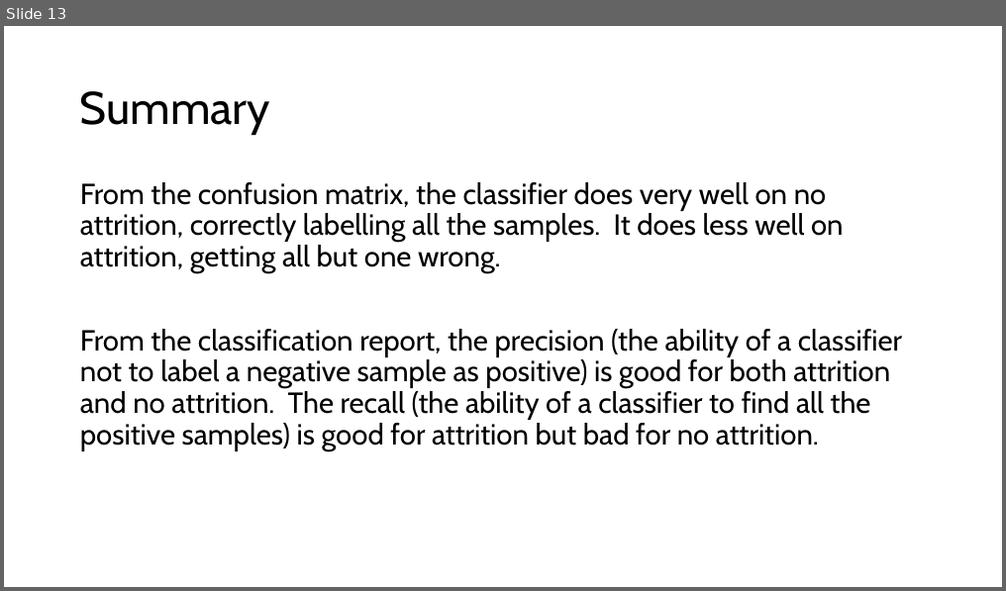
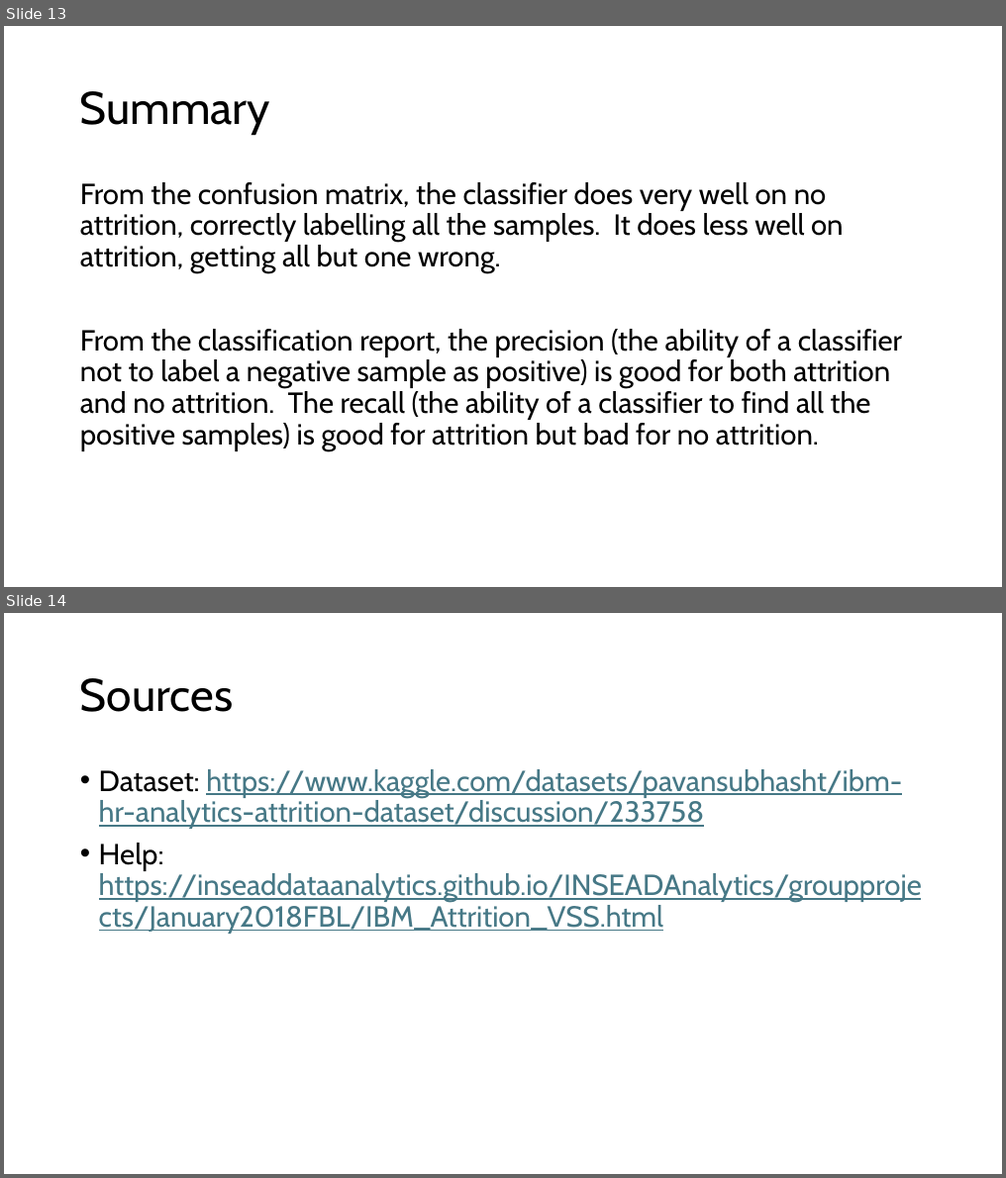
Before and after one commit to ddaniel2024/Project-4, a slide deck: Employee Attrition Prediction Presentation.pptx. Shown one above the other, each under a label of ours: slide 13 before the commit, slides 13 and 14 after it. The pictures are 1006x591 and 1006x1178 pixels, drawn with LibreOffice and Linux fonts; fonts in the diff are those of the drawing. Boxes give left, top, right and bottom in pixels: in the first picture for what was removed or moved away, otherwise in the second. Text is boxed around its words. In the diff, an @@ line names an element or a change of style, - is before the commit and + after.

```diff
--- a/Employee Attrition Prediction Presentation.pptx
+++ b/Employee Attrition Prediction Presentation.pptx
@@ slide 14 added at [4,613,1002,1174], background #FFFFFF @@
@@ title added at [80,678,233,712], 44 pt, text #000000 @@
+Sources
@@ text added at [99,769,922,934], 28 pt, text #467886, underline @@
+• Dataset: https://www.kaggle.com/datasets/pavansubhasht/ibm-hr-analytics-attrition-dataset/discussion/233758
+• Help: https://inseaddataanalytics.github.io/INSEADAnalytics/groupprojects/January2018FBL/IBM_Attrition_VSS.html
```
Also in this commit, not shown: 1 other file.
